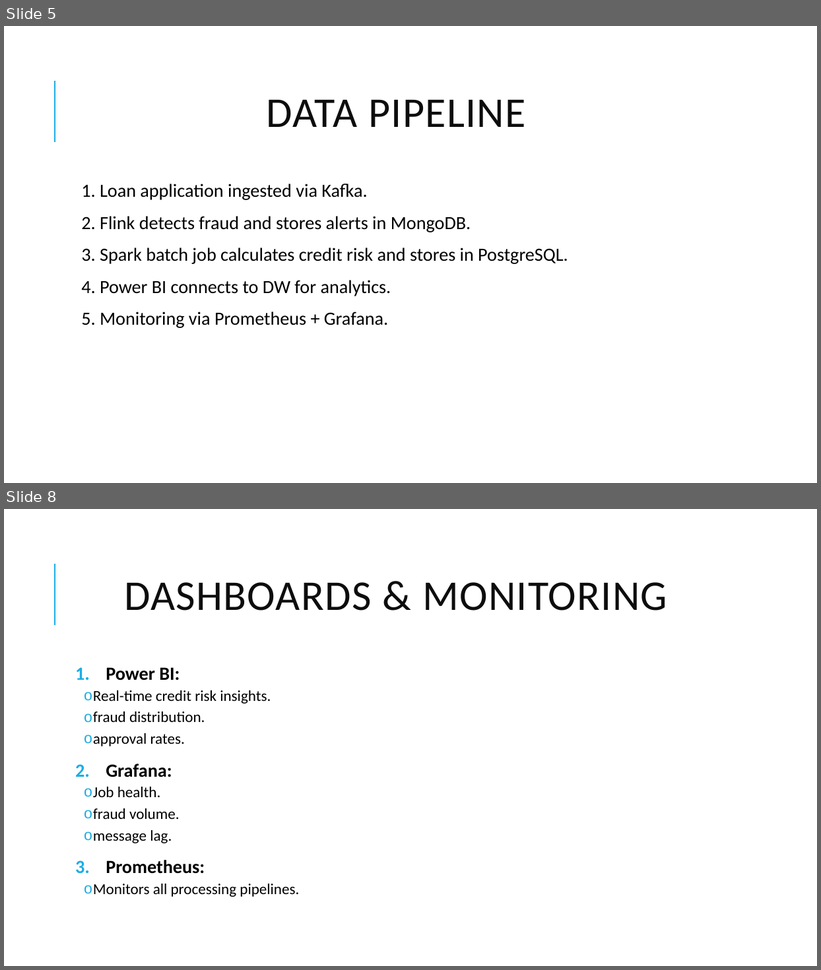
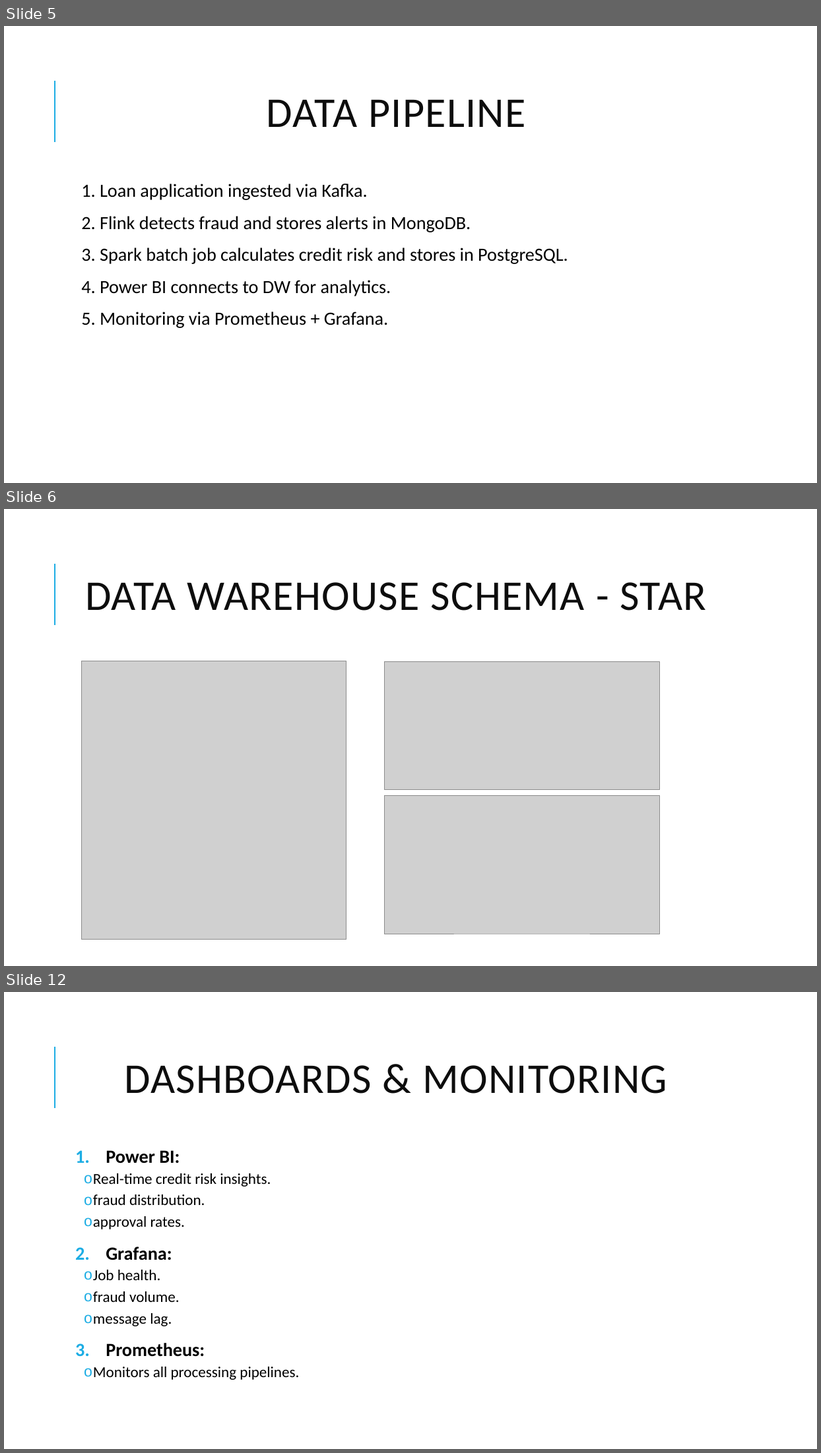
Before and after one commit to lawithus/Data-Engineering., a slide deck: Presentation.pptx. Shown one above the other, each under a label of ours: slides 5 and 8 before the commit, slides 5, 6 and 12 after it; the slides between them are not shown. The pictures are 821x970 and 821x1453 pixels, drawn with LibreOffice and Linux fonts; fonts in the diff are those of the drawing; grey boxes stand for pictures. Boxes give left, top, right and bottom in pixels: in the first picture for what was removed or moved away, otherwise in the second. Text is boxed around its words. In the diff, an @@ line names an element or a change of style, - is before the commit and + after.

Commit message:
Add files via upload
Added code snippets screenshots

```diff
--- a/Presentation.pptx
+++ b/Presentation.pptx
@@ slide 6 added at (x1=4, y1=509, x2=817, y2=966), background #FFFFFF; not listed: 1 template element that a slide beside it also shows @@
@@ title added at (x1=85, y1=582, x2=707, y2=611), 50 pt, text #0D0D0D @@
+DATA WAREHOUSE SCHEMA - STAR
@@ picture added at (x1=82, y1=661, x2=346, y2=940) @@
@@ picture added at (x1=385, y1=661, x2=660, y2=790) @@
@@ picture added at (x1=385, y1=795, x2=660, y2=934) @@
@@ what was slide 8 is now slide 12 @@
```
Also in this commit, not shown: 2 slides changed, 3 other slides added.
